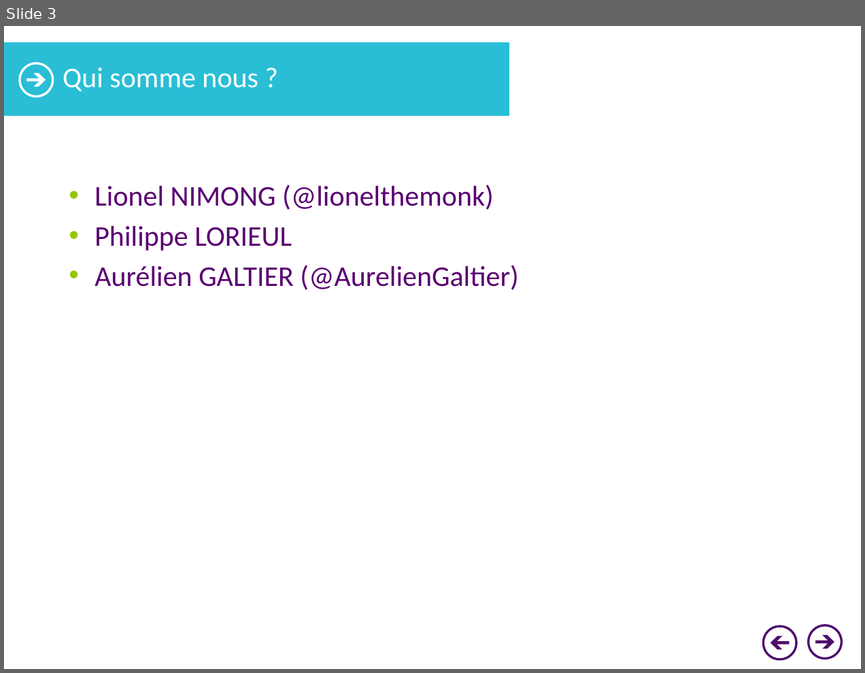
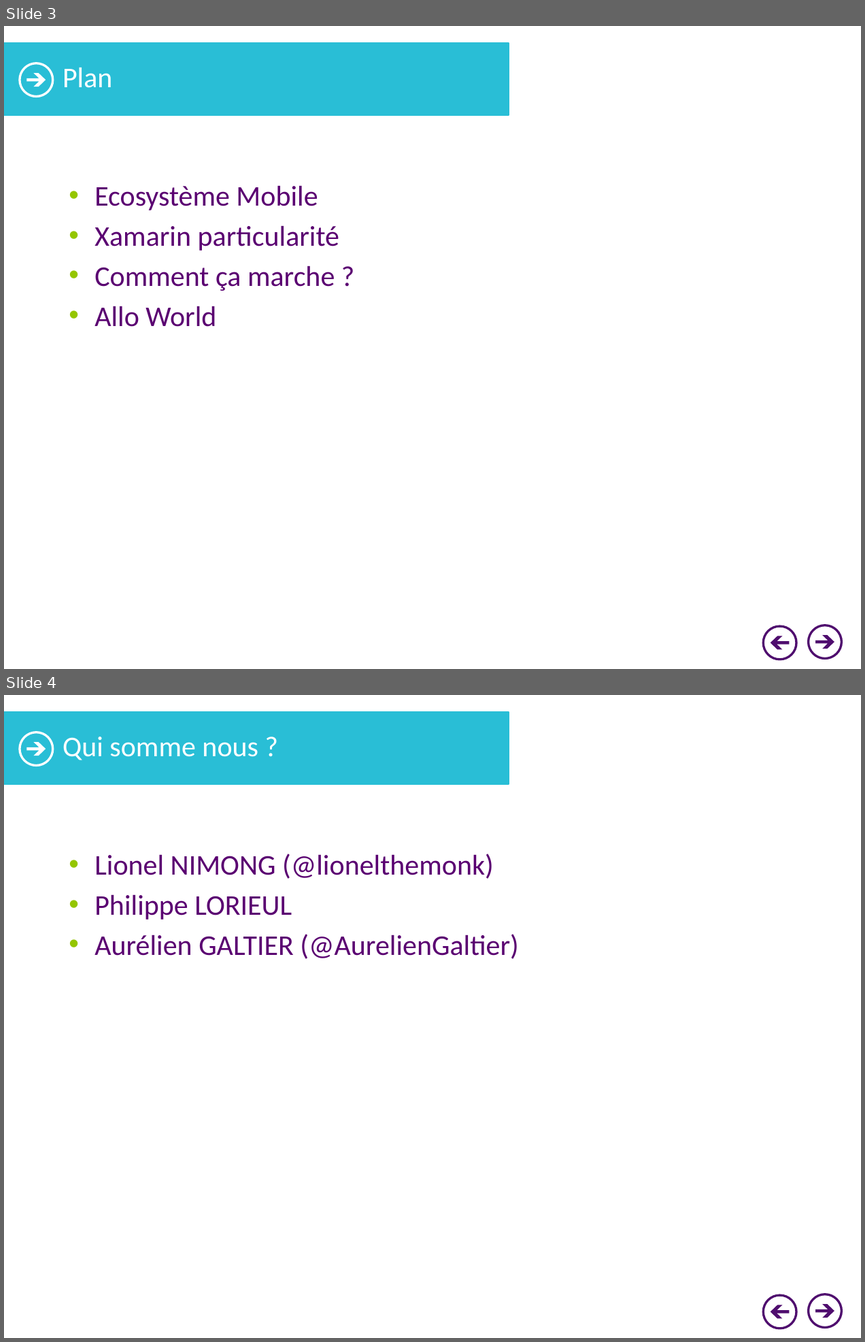
Before and after one commit to lnimong/prezxamarin, a slide deck: XamarinPrez.pptx. Shown one above the other, each under a label of ours: slide 3 before the commit, slides 3 and 4 after it. The pictures are 865x673 and 865x1342 pixels, drawn with LibreOffice and Linux fonts; fonts in the diff are those of the drawing; background and template pictures are left out. Boxes give left, top, right and bottom in pixels: in the first picture for what was removed or moved away, otherwise in the second. Text is boxed around its words. In the diff, an @@ line names an element or a change of style, - is before the commit and + after.

```diff
--- a/XamarinPrez.pptx
+++ b/XamarinPrez.pptx
@@ slide 3 added at (4, 26, 861, 669), background #FFFFFF; not listed: 7 template elements that a slide beside it also shows @@
@@ title added at (62, 67, 112, 88), 24 pt, text #FFFFFF @@
+Plan
@@ text added at (94, 185, 339, 327), 24 pt, text #5A0071 @@
+• Ecosystème Mobile
+• Xamarin particularité
+• Comment ça marche ?
+• Allo World
@@ what was slide 3 is now slide 4 @@
```
Also in this commit, not shown: 2 slides changed.
